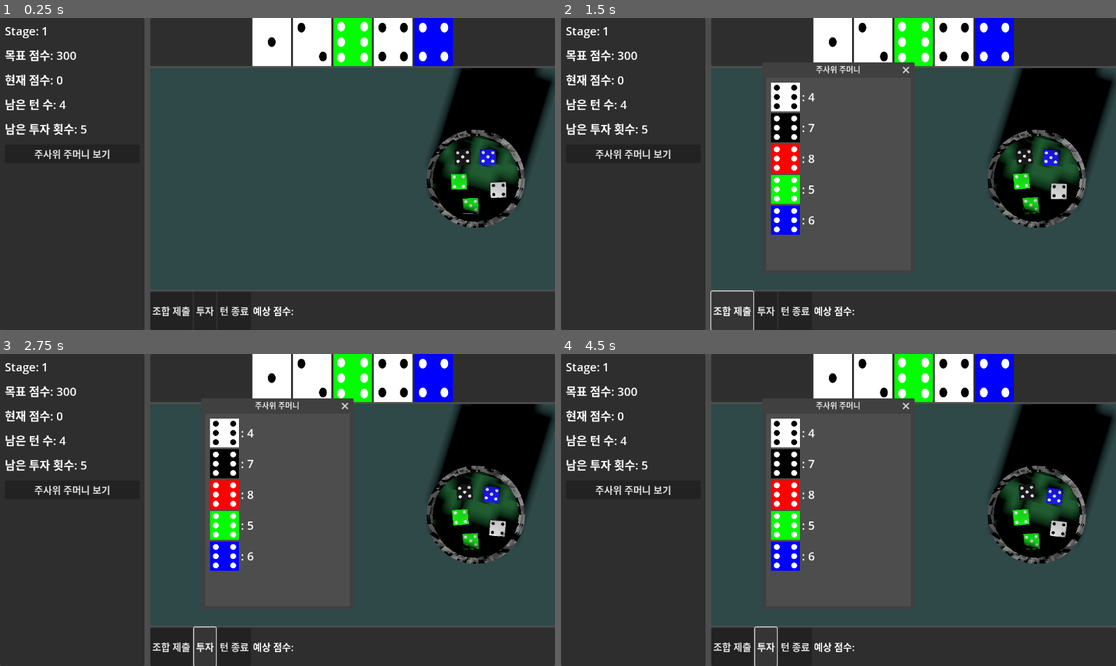
Above: before the commit, frames 1-4 (two rows, left to right).
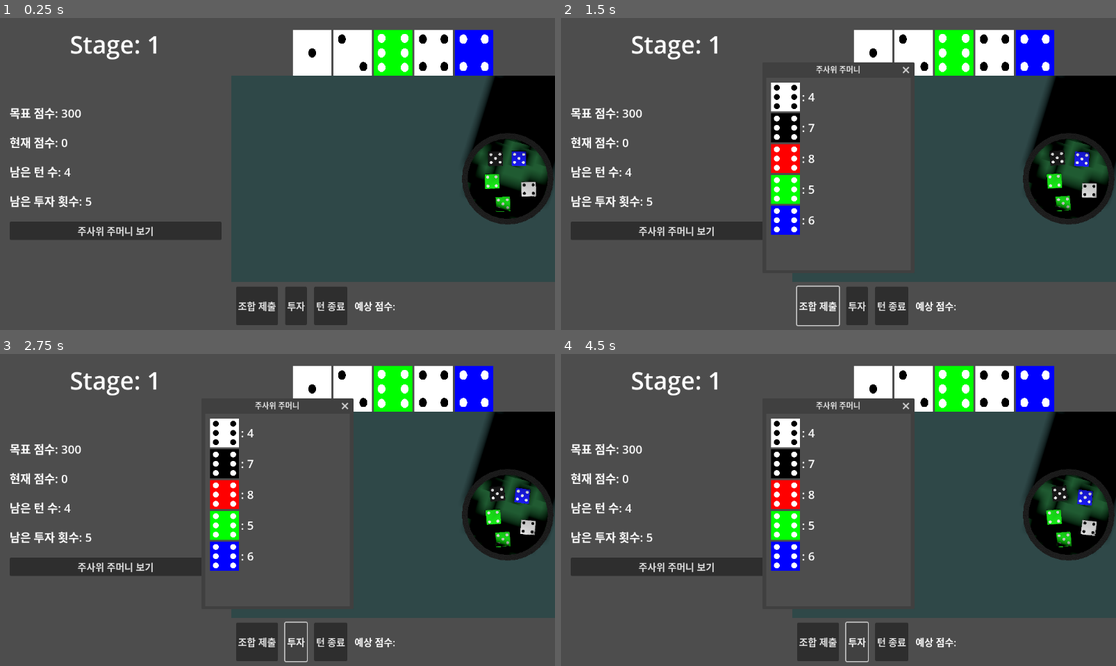
Above: after the commit, the same moments.

Repository: SangHyung-Jung/ColorDiceRollGame
Game: Godot game, scene res://main_screen.tscn
Two runs of this game, one before a commit and one after it. Both use one fixed random seed, a clock stepped at 60 frames per second and the inputs below.
Inputs:
- Up to frame 1 (0.25 s): no input
- Up to frame 2 (1.5 s): click "주사위 주머니 보기" at 0.5 s; click "조합 제출" at 1.25 s
- Up to frame 3 (2.75 s): click "투자" at 2 s
- Up to frame 4 (4.5 s): click "주사위 주머니 보기" at 2.75 s; click "조합 제출" at 3.5 s; click "투자" at 4.25 s

The runs differ from the first frame. In frame 1, 62% of the frame differs, in the area x 0-100%, y 0-100%; in frame 2, 57%; in frame 3, 57%; in frame 4, 57%.

Commit message:
ui test1'

Diff:
--- a/cup.tscn
+++ b/cup.tscn
@@ -1,19 +1,6 @@
-[gd_scene load_steps=13 format=3 uid="uid://b5w7g2jko36l2"]
+[gd_scene load_steps=11 format=3 uid="uid://b5w7g2jko36l2"]
 
 [ext_resource type="Script" uid="uid://co1yc17ks56wm" path="res://scripts/components/cup.gd" id="1_f5eb6"]
-
-[sub_resource type="FastNoiseLite" id="FastNoiseLite_ponjl"]
-noise_type = 4
-seed = 42
-frequency = 1.0
-
-[sub_resource type="NoiseTexture2D" id="NoiseTexture2D_ponjl"]
-width = 64
-height = 64
-generate_mipmaps = false
-seamless = true
-normalize = false
-noise = SubResource("FastNoiseLite_ponjl")
 
 [sub_resource type="FastNoiseLite" id="FastNoiseLite_leather"]
 frequency = 0.2
@@ -26,15 +13,14 @@
 noise = SubResource("FastNoiseLite_leather")
 
 [sub_resource type="StandardMaterial3D" id="StandardMaterial3D_ponjl"]
-albedo_texture = SubResource("NoiseTexture2D_ponjl")
+albedo_color = Color(0.05, 0.05, 0.05, 1)
 metallic = 0.2
 roughness = 0.8
 normal_enabled = true
 normal_scale = 1.5
 normal_texture = SubResource("NoiseTexture2D_leather")
-uv1_scale = Vector3(0.1, 0.1, 0.1)
-uv2_scale = Vector3(0.1, 0.1, 0.1)
-texture_filter = 0
+uv1_scale = Vector3(0.2, 0.2, 0.2)
+uv1_triplanar = true
 
 [sub_resource type="FastNoiseLite" id="FastNoiseLite_fabric"]
 noise_type = 2
--- a/main_screen.gd
+++ b/main_screen.gd
@@ -2,18 +2,18 @@
 class_name MainScreen
 
 # === UI 노드 참조 ===
-@onready var stage_label: Label = $HSplitContainer/InfoPanel/MarginContainer/VBoxContainer/StageLabel
-@onready var target_score_label: Label = $HSplitContainer/InfoPanel/MarginContainer/VBoxContainer/TargetScoreLabel
-@onready var current_score_label: Label = $HSplitContainer/InfoPanel/MarginContainer/VBoxContainer/CurrentScoreLabel
-@onready var turns_left_label: Label = $HSplitContainer/InfoPanel/MarginContainer/VBoxContainer/TurnsLeftLabel
-@onready var invests_left_label: Label = $HSplitContainer/InfoPanel/MarginContainer/VBoxContainer/InvestsLeftLabel
-@onready var view_dice_bag_button: Button = $HSplitContainer/InfoPanel/MarginContainer/VBoxContainer/ViewDiceBagButton
-@onready var submit_button: Button = $HSplitContainer/GameArea/InteractionUI/HBoxContainer/SubmitButton
-@onready var invest_button: Button = $HSplitContainer/GameArea/InteractionUI/HBoxContainer/InvestButton
-@onready var turn_end_button: Button = $HSplitContainer/GameArea/InteractionUI/HBoxContainer/TurnEndButton
-@onready var result_label: Label = $HSplitContainer/GameArea/InteractionUI/HBoxContainer/ResultLabel
-@onready var sub_viewport: SubViewport = $HSplitContainer/GameArea/RollingArea/SubViewport
-@onready var rolling_area: SubViewportContainer = $HSplitContainer/GameArea/RollingArea
+@onready var stage_label: Label = $MainLayout/InfoPanel/VBoxContainer/StageLabel
+@onready var target_score_label: Label = $MainLayout/InfoPanel/VBoxContainer/TargetScoreLabel
+@onready var current_score_label: Label = $MainLayout/InfoPanel/VBoxContainer/CurrentScoreLabel
+@onready var turns_left_label: Label = $MainLayout/InfoPanel/VBoxContainer/TurnsLeftLabel
+@onready var invests_left_label: Label = $MainLayout/InfoPanel/VBoxContainer/InvestsLeftLabel
+@onready var view_dice_bag_button: Button = $MainLayout/InfoPanel/VBoxContainer/ViewDiceBagButton
+@onready var submit_button: Button = $MainLayout/GameArea/InteractionUI/HBoxContainer/SubmitButton
+@onready var invest_button: Button = $MainLayout/GameArea/InteractionUI/HBoxContainer/InvestButton
+@onready var turn_end_button: Button = $MainLayout/GameArea/InteractionUI/HBoxContainer/TurnEndButton
+@onready var result_label: Label = $MainLayout/GameArea/InteractionUI/HBoxContainer/ResultLabel
+@onready var sub_viewport: SubViewport = $MainLayout/GameArea/RollingArea/SubViewport
+@onready var rolling_area: SubViewportContainer = $MainLayout/GameArea/RollingArea
 # === 3D 씬 참조 ===
 var world_3d: Node3D
 var scene_manager: SceneManager
@@ -35,7 +35,7 @@
 
 var dice_bag_popup: Window
 
-@onready var invested_dice_container: HBoxContainer = $HSplitContainer/GameArea/FieldArea/InvestedDiceContainer
+@onready var invested_dice_container: HBoxContainer = $MainLayout/GameArea/FieldArea/InvestedDiceContainer
 
 func _ready() -> void:
 	# 3D 월드 생성
--- a/main_screen.tscn
+++ b/main_screen.tscn
@@ -1,6 +1,7 @@
-[gd_scene load_steps=2 format=3 uid="uid://c81qr2c7cgegt"]
+[gd_scene load_steps=3 format=3 uid="uid://c81qr2c7cgegt"]
 
 [ext_resource type="Script" uid="uid://tfyw8iy6l28q" path="res://main_screen.gd" id="1_ssyjo"]
+[ext_resource type="Texture2D" uid="uid://bs2crm88v5ls7" path="res://background.png" id="2_m5k1w"]
 
 [node name="MainScreen" type="Control"]
 layout_mode = 3
@@ -11,104 +12,125 @@
 grow_vertical = 2
 script = ExtResource("1_ssyjo")
 
-[node name="HSplitContainer" type="HSplitContainer" parent="."]
+[node name="Background" type="TextureRect" parent="."]
 layout_mode = 1
 anchors_preset = 15
 anchor_right = 1.0
 anchor_bottom = 1.0
 grow_horizontal = 2
 grow_vertical = 2
-split_offset = 300
+texture = ExtResource("2_m5k1w")
+expand_mode = 1
 
-[node name="InfoPanel" type="PanelContainer" parent="HSplitContainer"]
+[node name="MainLayout" type="HBoxContainer" parent="."]
+layout_mode = 1
+anchors_preset = 15
+anchor_right = 1.0
+anchor_bottom = 1.0
+grow_horizontal = 2
+grow_vertical = 2
+theme_override_constants/separation = 0
+
+[node name="InfoPanel" type="MarginContainer" parent="MainLayout"]
+custom_minimum_size = Vector2(480, 0)
+layout_mode = 2
+theme_override_constants/margin_left = 20
+theme_override_constants/margin_top = 20
+theme_override_constants/margin_right = 20
+theme_override_constants/margin_bottom = 20
+
+[node name="VBoxContainer" type="VBoxContainer" parent="MainLayout/InfoPanel"]
+layout_mode = 2
+theme_override_constants/separation = 25
+
+[node name="StageLabel" type="Label" parent="MainLayout/InfoPanel/VBoxContainer"]
+layout_mode = 2
+theme_override_font_sizes/font_size = 50
+text = "Stage: 1"
+horizontal_alignment = 1
+
+[node name="VSeparator" type="Control" parent="MainLayout/InfoPanel/VBoxContainer"]
+custom_minimum_size = Vector2(0, 40)
 layout_mode = 2
 
-[node name="MarginContainer" type="MarginContainer" parent="HSplitContainer/InfoPanel"]
+[node name="TargetScoreLabel" type="Label" parent="MainLayout/InfoPanel/VBoxContainer"]
+layout_mode = 2
+theme_override_font_sizes/font_size = 24
+text = "목표 점수: 300"
+
+[node name="CurrentScoreLabel" type="Label" parent="MainLayout/InfoPanel/VBoxContainer"]
+layout_mode = 2
+theme_override_font_sizes/font_size = 24
+text = "현재 점수: 0"
+
+[node name="TurnsLeftLabel" type="Label" parent="MainLayout/InfoPanel/VBoxContainer"]
+layout_mode = 2
+theme_override_font_sizes/font_size = 24
+text = "남은 제출 횟수: 4"
+
+[node name="InvestsLeftLabel" type="Label" parent="MainLayout/InfoPanel/VBoxContainer"]
+layout_mode = 2
+theme_override_font_sizes/font_size = 24
+text = "남은 투자 횟수: 5"
+
+[node name="ViewDiceBagButton" type="Button" parent="MainLayout/InfoPanel/VBoxContainer"]
+layout_mode = 2
+theme_override_font_sizes/font_size = 20
+text = "주사위 주머니 보기"
+
+[node name="GameArea" type="VBoxContainer" parent="MainLayout"]
+layout_mode = 2
+size_flags_horizontal = 3
+theme_override_constants/separation = 0
+
+[node name="FieldArea" type="MarginContainer" parent="MainLayout/GameArea"]
+custom_minimum_size = Vector2(0, 120)
+layout_mode = 2
+theme_override_constants/margin_top = 25
+
+[node name="InvestedDiceContainer" type="HBoxContainer" parent="MainLayout/GameArea/FieldArea"]
+layout_mode = 2
+alignment = 1
+
+[node name="RollingArea" type="SubViewportContainer" parent="MainLayout/GameArea"]
+layout_mode = 2
+size_flags_vertical = 3
+stretch = true
+
+[node name="SubViewport" type="SubViewport" parent="MainLayout/GameArea/RollingArea"]
+handle_input_locally = false
+size = Vector2i(672, 428)
+render_target_update_mode = 4
+
+[node name="InteractionUI" type="MarginContainer" parent="MainLayout/GameArea"]
+custom_minimum_size = Vector2(0, 100)
 layout_mode = 2
 theme_override_constants/margin_left = 10
 theme_override_constants/margin_top = 10
 theme_override_constants/margin_right = 10
 theme_override_constants/margin_bottom = 10
 
-[node name="VBoxContainer" type="VBoxContainer" parent="HSplitContainer/InfoPanel/MarginContainer"]
+[node name="HBoxContainer" type="HBoxContainer" parent="MainLayout/GameArea/InteractionUI"]
 layout_mode = 2
 theme_override_constants/separation = 15
-
-[node name="StageLabel" type="Label" parent="HSplitContainer/InfoPanel/MarginContainer/VBoxContainer"]
-layout_mode = 2
-theme_override_font_sizes/font_size = 24
-text = "Stage: 1"
-
-[node name="TargetScoreLabel" type="Label" parent="HSplitContainer/InfoPanel/MarginContainer/VBoxContainer"]
-layout_mode = 2
-theme_override_font_sizes/font_size = 24
-text = "목표 점수: 300"
-
-[node name="CurrentScoreLabel" type="Label" parent="HSplitContainer/InfoPanel/MarginContainer/VBoxContainer"]
-layout_mode = 2
-theme_override_font_sizes/font_size = 24
-text = "현재 점수: 0"
-
-[node name="TurnsLeftLabel" type="Label" parent="HSplitContainer/InfoPanel/MarginContainer/VBoxContainer"]
-layout_mode = 2
-theme_override_font_sizes/font_size = 24
-text = "남은 제출 횟수: 4"
-
-[node name="InvestsLeftLabel" type="Label" parent="HSplitContainer/InfoPanel/MarginContainer/VBoxContainer"]
-layout_mode = 2
-theme_override_font_sizes/font_size = 24
-text = "남은 투자 횟수: 5"
-
-[node name="ViewDiceBagButton" type="Button" parent="HSplitContainer/InfoPanel/MarginContainer/VBoxContainer"]
-layout_mode = 2
-theme_override_font_sizes/font_size = 20
-text = "주사위 주머니 보기"
-
-[node name="GameArea" type="VBoxContainer" parent="HSplitContainer"]
-layout_mode = 2
-
-[node name="FieldArea" type="PanelContainer" parent="HSplitContainer/GameArea"]
-custom_minimum_size = Vector2(0, 100)
-layout_mode = 2
-
-[node name="InvestedDiceContainer" type="HBoxContainer" parent="HSplitContainer/GameArea/FieldArea"]
-layout_mode = 2
 alignment = 1
 
-[node name="RollingArea" type="SubViewportContainer" parent="HSplitContainer/GameArea"]
-layout_mode = 2
-size_flags_vertical = 3
-stretch = true
-
-[node name="SubViewport" type="SubViewport" parent="HSplitContainer/GameArea/RollingArea"]
-handle_input_locally = false
-size = Vector2i(840, 460)
-render_target_update_mode = 4
-
-[node name="InteractionUI" type="PanelContainer" parent="HSplitContainer/GameArea"]
-custom_minimum_size = Vector2(0, 80)
-layout_mode = 2
-
-[node name="HBoxContainer" type="HBoxContainer" parent="HSplitContainer/GameArea/InteractionUI"]
-layout_mode = 2
-alignment = 1
-
-[node name="SubmitButton" type="Button" parent="HSplitContainer/GameArea/InteractionUI/HBoxContainer"]
+[node name="SubmitButton" type="Button" parent="MainLayout/GameArea/InteractionUI/HBoxContainer"]
 layout_mode = 2
 theme_override_font_sizes/font_size = 20
 text = "조합 제출"
 
-[node name="InvestButton" type="Button" parent="HSplitContainer/GameArea/InteractionUI/HBoxContainer"]
+[node name="InvestButton" type="Button" parent="MainLayout/GameArea/InteractionUI/HBoxContainer"]
 layout_mode = 2
 theme_override_font_sizes/font_size = 20
 text = "투자"
 
-[node name="TurnEndButton" type="Button" parent="HSplitContainer/GameArea/InteractionUI/HBoxContainer"]
+[node name="TurnEndButton" type="Button" parent="MainLayout/GameArea/InteractionUI/HBoxContainer"]
 layout_mode = 2
 theme_override_font_sizes/font_size = 20
 text = "턴 종료"
 
-[node name="ResultLabel" type="Label" parent="HSplitContainer/GameArea/InteractionUI/HBoxContainer"]
+[node name="ResultLabel" type="Label" parent="MainLayout/GameArea/InteractionUI/HBoxContainer"]
 layout_mode = 2
 size_flags_horizontal = 3
 theme_override_font_sizes/font_size = 20
--- a/project.godot
+++ b/project.godot
@@ -32,3 +32,7 @@
 
 common/physics_ticks_per_second=240
 common/max_physics_steps_per_frame=16
+
+[rendering]
+
+textures/canvas_textures/default_texture_filter=0
